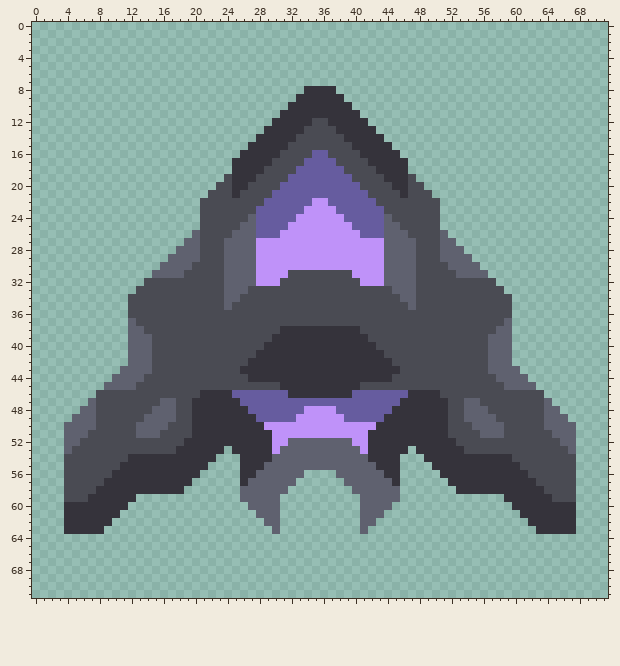
File history of a sprite sheet, sprites/units/discharge.png. The picture above is the old version.
The file is 72x72 pixels.
New version:
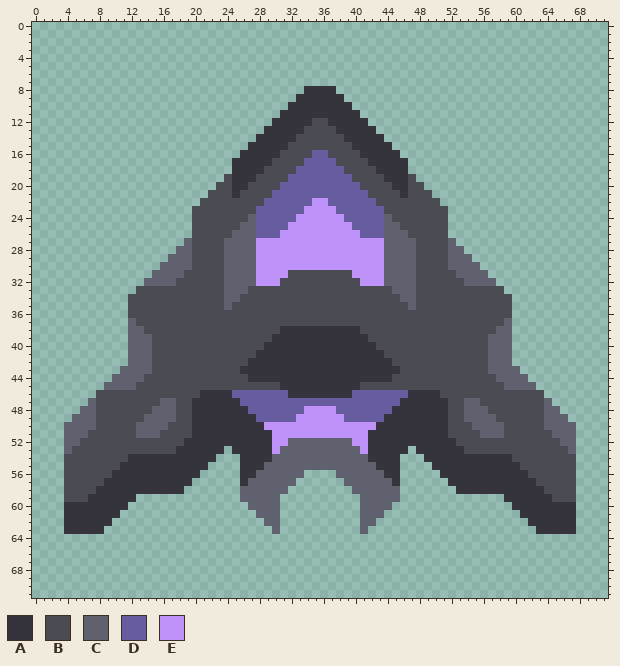
Palette (. is transparent): A #35333b  B #4a4b53  C #5f616f  D #665c9f  E #bf92f9
From old to new:
y 23..25: x 20 . -> B; x 51 . -> B
y 26..29: x 20 C -> B; x 51 C -> B
y 32: x 14..17 BBBB -> CCCC; x 54..57 BBBB -> CCCC
